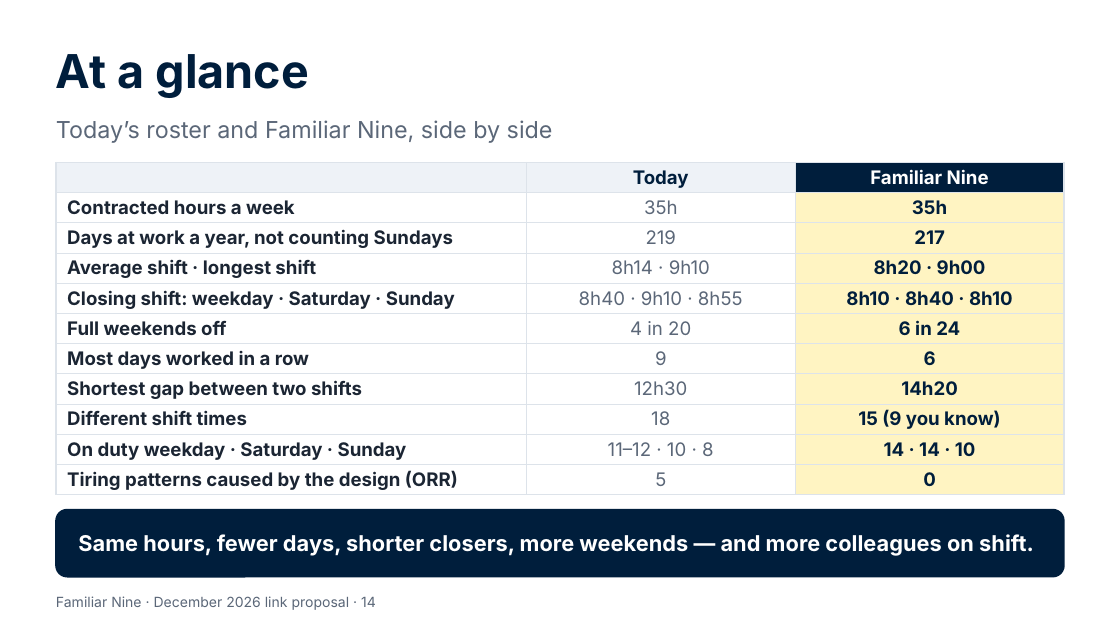
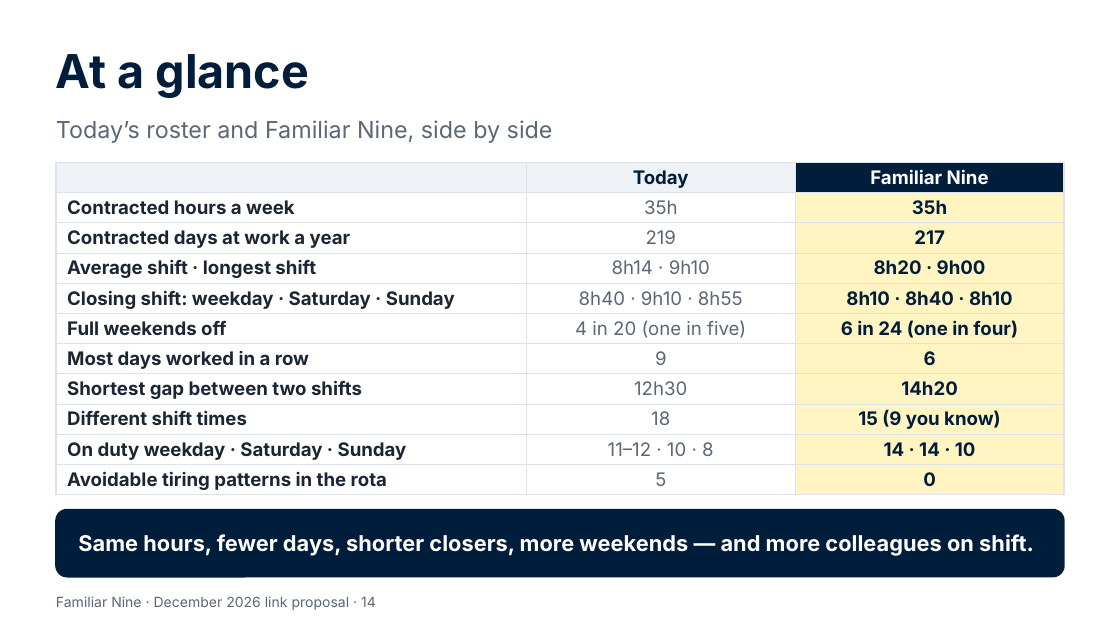
Before and after one commit to Garethdavidmiller/roster-app, a slide deck: slide 14 of docs/proposals/presentations/Familiar-Nine-for-colleagues.pptx. Drawn at 1120x630 pixels with LibreOffice and Linux fonts; fonts in the diff are those of the drawing. Boxes give left, top, right and bottom in pixels: in the first picture for what was removed or moved away, otherwise in the second. Text is boxed around its words. In the diff, an @@ line names an element or a change of style, - is before the commit and + after.

```diff
--- a/docs/proposals/presentations/Familiar-Nine-for-colleagues.pptx
+++ b/docs/proposals/presentations/Familiar-Nine-for-colleagues.pptx
@@ table at bbox=[56, 162, 1064, 494] @@
-row 3, column 1: Days at work a year, not counting Sundays
+row 3, column 1: Contracted days at work a year
-row 6, column 2: 4 in 20
+row 6, column 2: 4 in 20 (one in five)
-row 6, column 3: 6 in 24
+row 6, column 3: 6 in 24 (one in four)
-row 11, column 1: Tiring patterns caused by the design (ORR)
+row 11, column 1: Avoidable tiring patterns in the rota
```
Also in this commit, not shown: 6 other slides changed, 4 other files.
